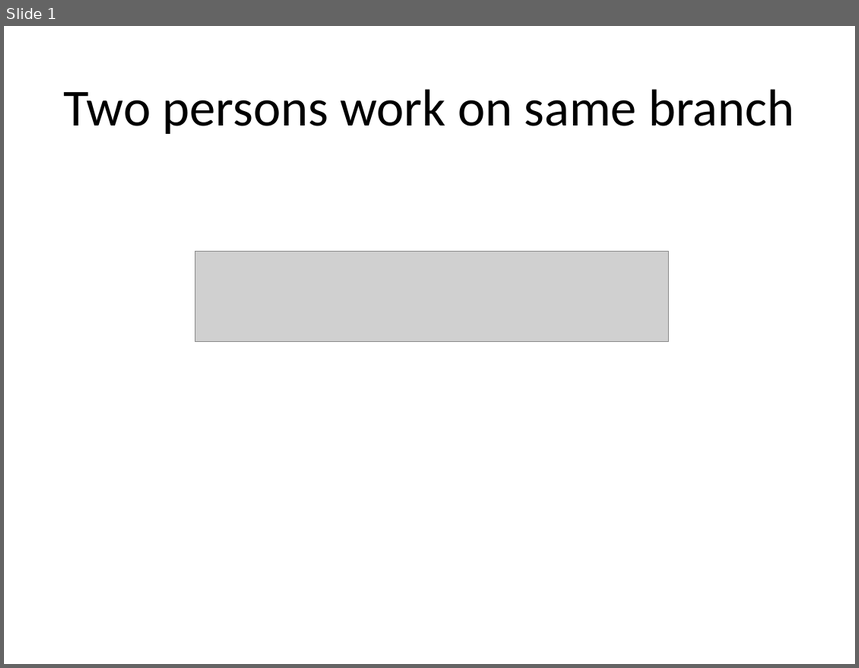
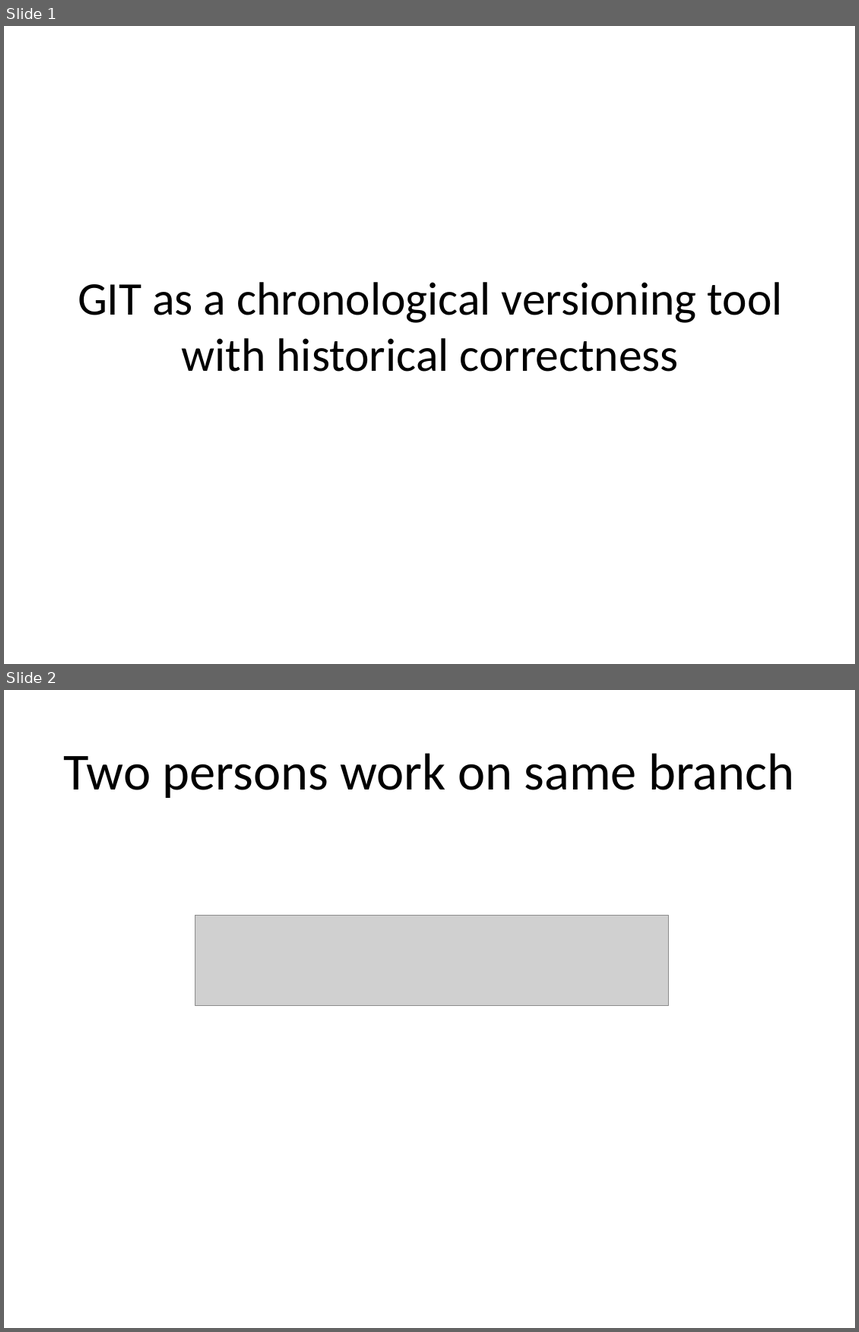
Before and after one commit to uncas/writings, a slide deck: GitRebase.pptx. Shown one above the other, each under a label of ours: slide 1 before the commit, slides 1 and 2 after it. The pictures are 859x668 and 859x1332 pixels, drawn with LibreOffice and Linux fonts; fonts in the diff are those of the drawing; grey boxes stand for pictures. Boxes give left, top, right and bottom in pixels: in the first picture for what was removed or moved away, otherwise in the second. Text is boxed around its words. In the diff, an @@ line names an element or a change of style, - is before the commit and + after.

```diff
--- a/GitRebase.pptx
+++ b/GitRebase.pptx
@@ slide 1 added at box(4, 26, 855, 664), background #FFFFFF @@
@@ title added at box(78, 282, 783, 372), 39.6 pt, text #000000 @@
+GIT as a chronological versioning tool with historical correctness
@@ what was slide 1 is now slide 2 @@
```
Also in this commit, not shown: 5 other slides added, 2 other files.
